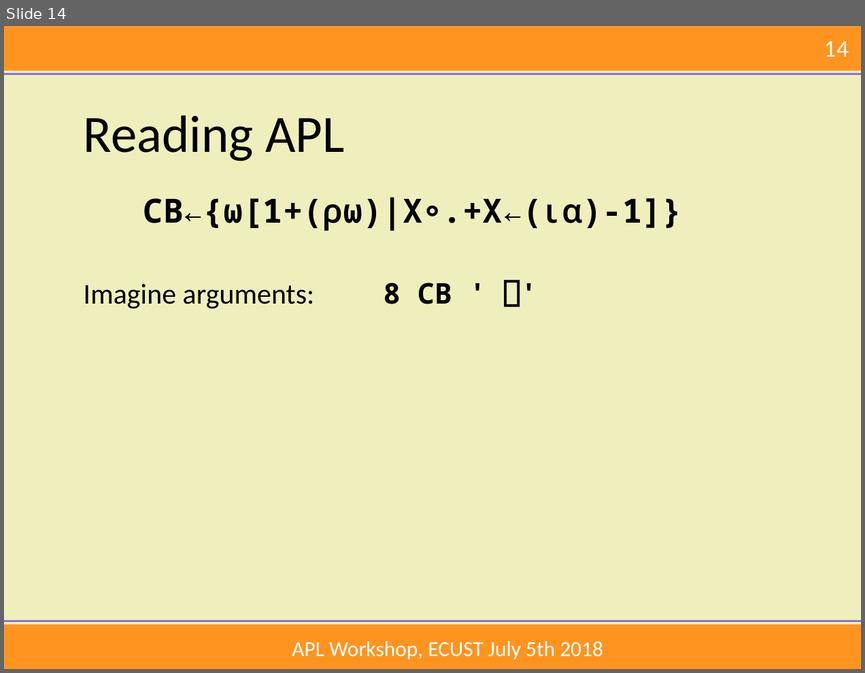
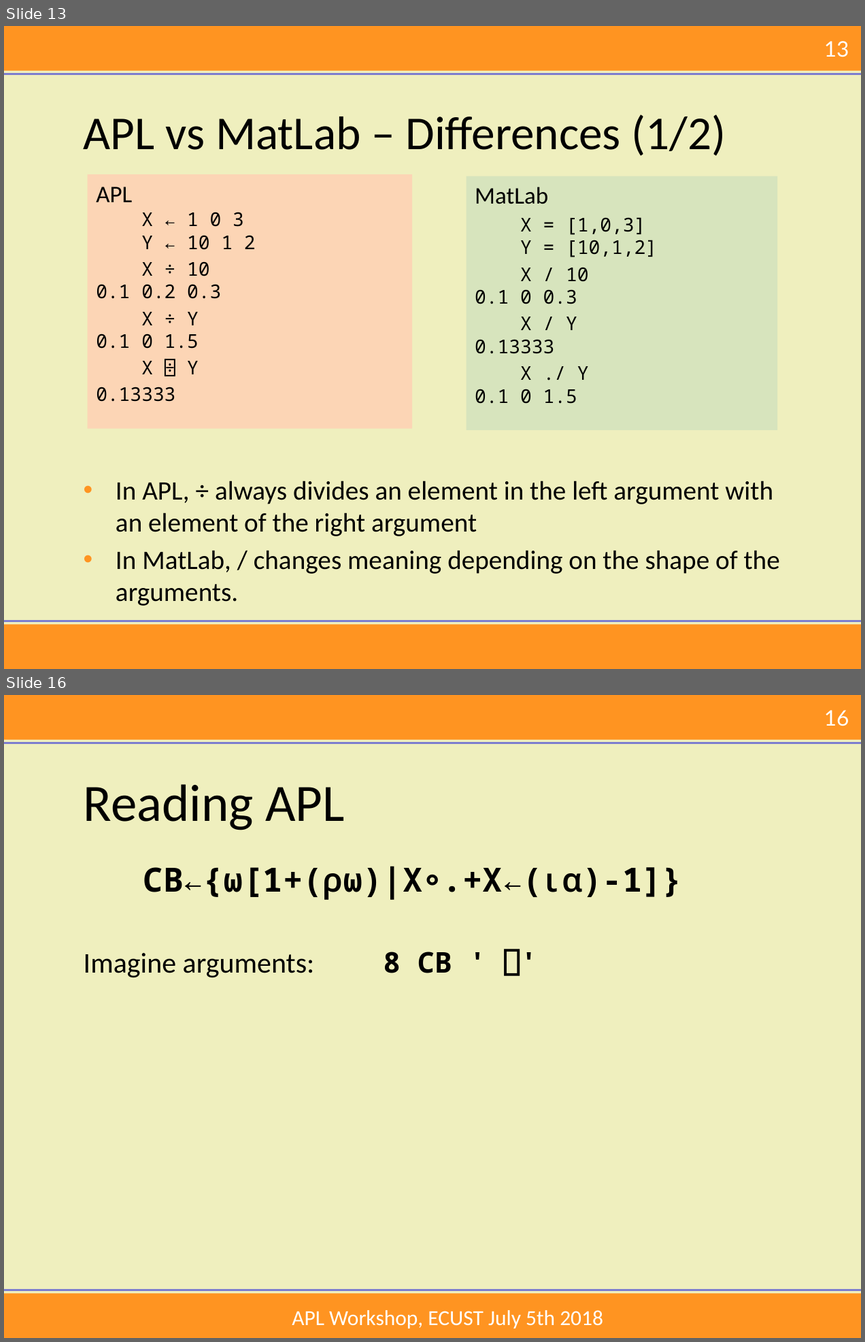
Before and after one commit to mkromberg/ECUST2018, a slide deck: Intro.pptx. Shown one above the other, each under a label of ours: slide 14 before the commit, slides 13 and 16 after it; the slides between them are not shown. The pictures are 865x673 and 865x1342 pixels, drawn with LibreOffice and Linux fonts; fonts in the diff are those of the drawing; background and template pictures are left out. Boxes give left, top, right and bottom in pixels: in the first picture for what was removed or moved away, otherwise in the second. Text is boxed around its words. In the diff, an @@ line names an element or a change of style, - is before the commit and + after.

```diff
--- a/Intro.pptx
+++ b/Intro.pptx
@@ slide 13 added at (4,26,861,669), background #EFEFBE; not listed: 5 template elements that a slide beside it also shows @@
@@ title added at (84,114,725,156), 39.6 pt, text #000000 @@
+APL vs MatLab – Differences (1/2)
@@ rectangle added at (87,174,412,428), fill #FCD5B5, 16 pt, text #000000 @@
+APL
+X ← 1 0 3
+Y ← 10 1 2
+X ÷ 10
+0.1 0.2 0.3
+X ÷ Y
+0.1 0 1.5
+X ⌹ Y
+0.13333
@@ rectangle added at (466,176,777,429), fill #D7E4BD, 16 pt, text #000000 @@
+MatLab
+X = [1,0,3]
+Y = [10,1,2]
+X / 10
+0.1 0 0.3
+X / Y
+0.13333
+X ./ Y
+0.1 0 1.5
@@ text added at (116,480,780,605), 22.4 pt, text #000000 @@
+• In APL, ÷ always divides an element in the left argument with an element of the right argument
+• In MatLab, / changes meaning depending on the shape of the arguments.
@@ what was slide 14 is now slide 16 @@
@@ page number at (824,710,849,726): text changed @@
-14
+16
```
Also in this commit, not shown: 7 slides changed, 4 other slides added, 7 slides removed, 1 other file.
